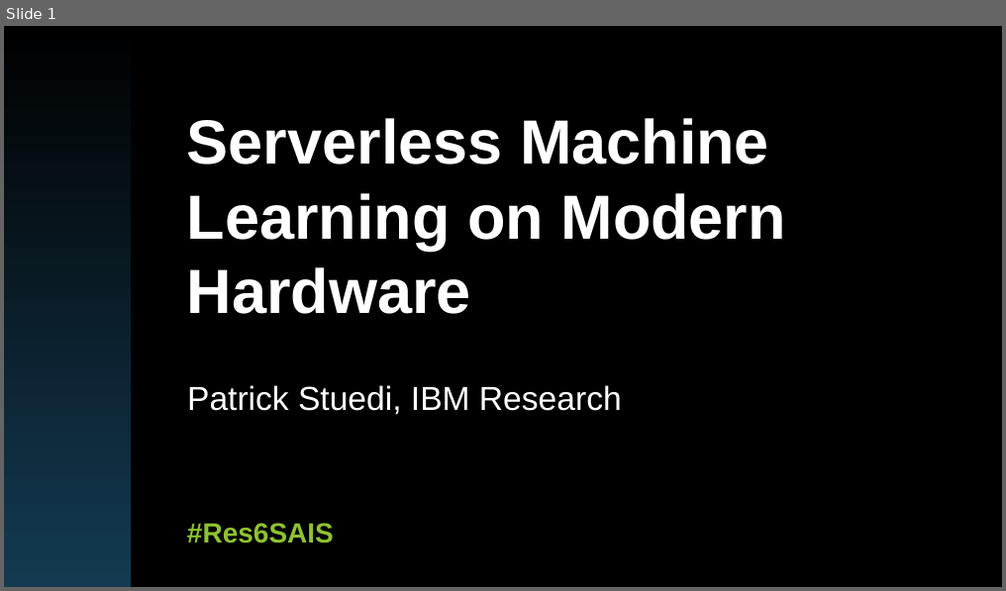
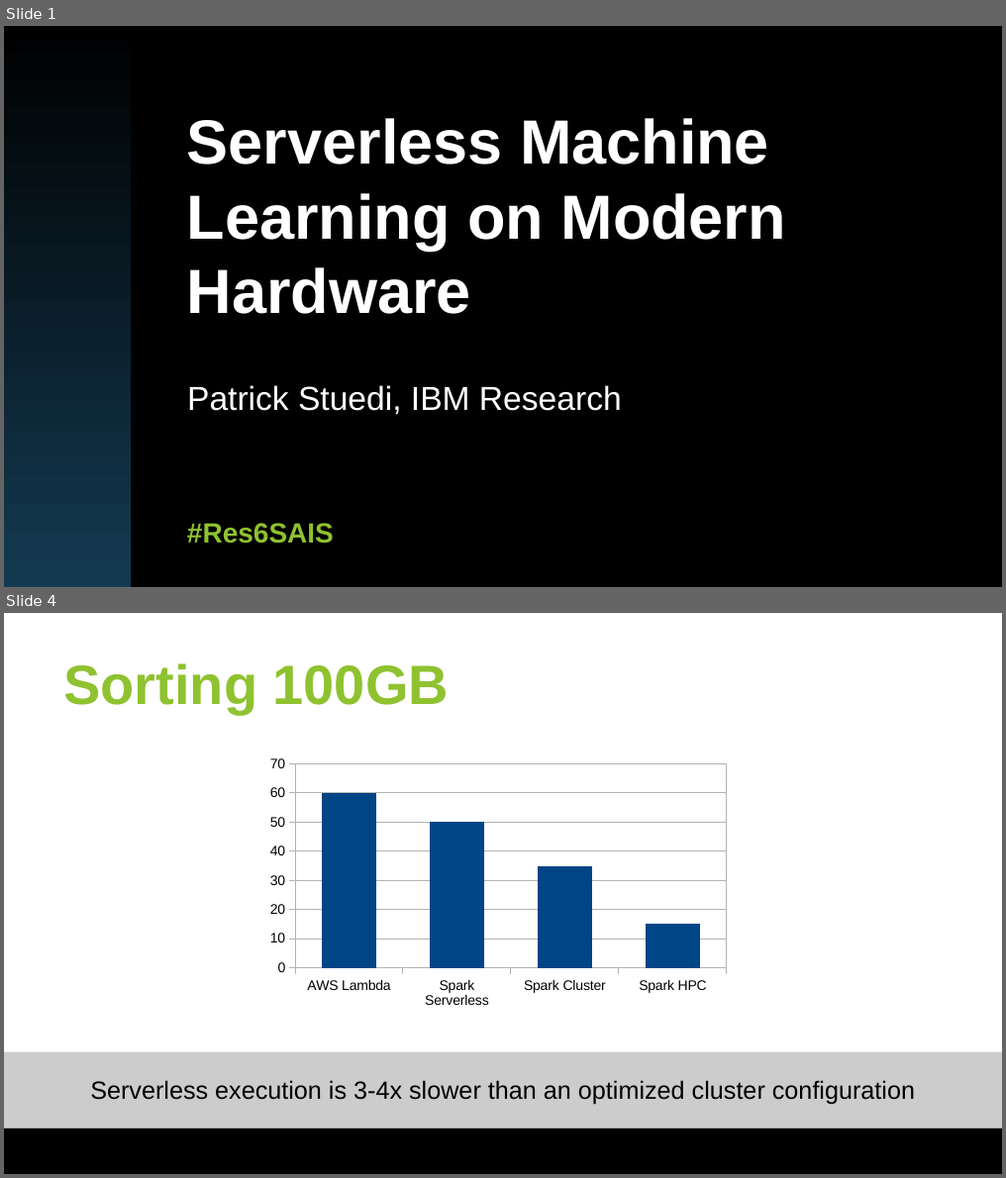
Before and after one commit to huangyibo/spark-summit-18, a slide deck: slides/spark-summit-18.odp. Shown one above the other, each under a label of ours: slide 1 before the commit, slides 1 and 4 after it; the slides between them are not shown. The pictures are 1006x591 and 1006x1178 pixels, drawn with LibreOffice and Linux fonts; fonts in the diff are those of the drawing; background and template pictures are left out. Boxes give left, top, right and bottom in pixels: in the first picture for what was removed or moved away, otherwise in the second. Text is boxed around its words. In the diff, an @@ line names an element or a change of style, - is before the commit and + after.

```diff
--- a/slides/spark-summit-18.odp
+++ b/slides/spark-summit-18.odp
@@ slide 4 added at (4, 613, 1002, 1174), background #FFFFFF; not listed: 1 template element that a slide beside it also shows @@
@@ title added at (64, 663, 449, 714), 40 pt, text #8FC230, bold @@
+Sorting 100GB
@@ column chart added at (260, 751, 736, 1014) @@
+categories: AWS Lambda, Spark Serverless, Spark Cluster, Spark HPC
+Series 1: 60, 50, 35, 15
@@ rectangle added at (4, 1053, 1002, 1128), fill #CCCCCC, 18 pt, text #000000 @@
+Serverless execution is 3-4x slower than an optimized cluster configuration
```
Also in this commit, not shown: 3 slides changed, 4 other slides added, 1 slide removed.
